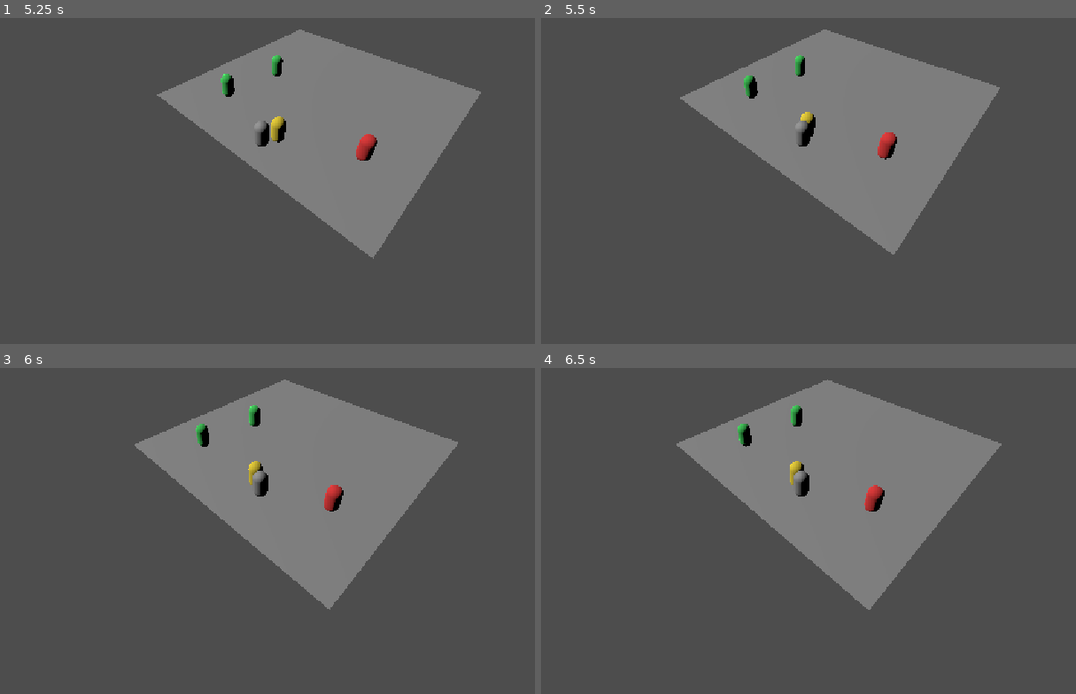
Above: before the commit, frames 1-4 (two rows, left to right).
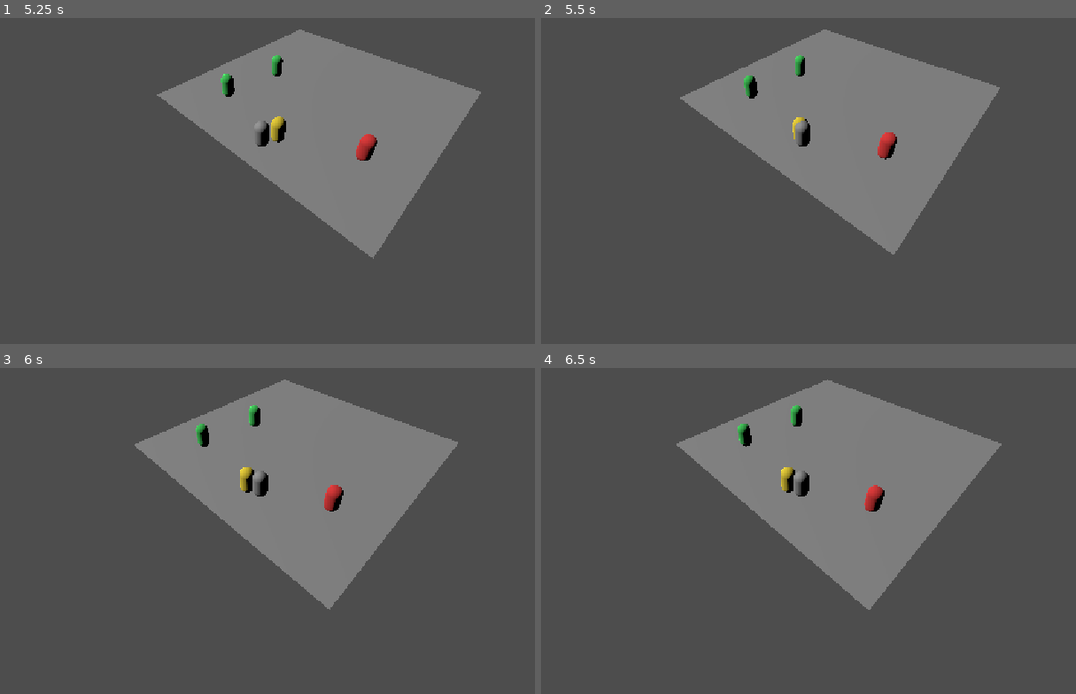
Above: after the commit, the same moments.

Repository: nikiyyy/the-big-bounty
Game: Godot game, scene res://scenes/main.tscn
The game is run twice, just before and just after one commit, with the same random seed, the same clock (stepped at 60 frames per second) and the same inputs.
Inputs (mouse positions are in pixels of both pictures, inside the frame that each line leads up to):
- Up to frame 1 (5.25 s): tap Enter at 0.5 s; move the mouse to (417, 125) at 0.52 s; hold D 0.53-1.25 s; tap F every 1.5 s from 0.6 to 5.1 s; click (417, 125) at 0.67 s; drag from (117, 164) to (224, 223) at 1.27 s; move the mouse to (331, 57) at 2.02 s; hold D 2.03-2.75 s; drag from (224, 223) to (48, 86) at 2.77 s; move the mouse to (470, 203) at 3.52 s; hold A 3.53-4.25 s; drag from (48, 86) to (155, 44) at 4.27 s; tap Space at 5 s; move the mouse to (294, 145) at 5.02 s; hold S from 5.03 s (still down); click (294, 145) at 5.17 s
- Up to frame 2 (5.5 s): keep holding S
- Up to frame 3 (6 s): release S at 5.75 s; drag from (155, 394) to (117, 514) at 5.77 s
- Up to frame 4 (6.5 s): no input

Frame 1 is identical in both runs. In frame 2, 0.1% of the frame differs, in the area x 47-52%, y 28-38%; in frame 3, 0.2%; in frame 4, 0.2%, in the area x 44-50%, y 28-39%.

Commit message:
fixed unit inspect issue

Diff:
--- a/Scripts/player.gd
+++ b/Scripts/player.gd
@@ -287,11 +287,9 @@
 	return current_health > 0
 
 func _handle_inspect(pressed: bool) -> void:
-	print("inspect: pressed=", pressed, " in_battle=", Game.in_battle())
 	if not Game.in_battle():
 		return
 	var inspector = get_tree().get_first_node_in_group("unit_inspector")
-	print("  inspector=", inspector)
 	if inspector == null:
 		return
 	if not pressed:
@@ -308,7 +306,6 @@
 	var hit := get_world_3d().direct_space_state.intersect_ray(query)
 
 	var collider = hit.get("collider")
-	print("  ray hit: ", collider)
 	if collider != null and (collider.has_method("get_faction") or collider == self):
 		inspector.show_for(collider)
 
--- a/scenes/player.tscn
+++ b/scenes/player.tscn
@@ -29,6 +29,7 @@
 [sub_resource type="CapsuleShape3D" id="CapsuleShape3D_3sak2"]
 
 [node name="Player" type="CharacterBody3D" unique_id=1841863593]
+collision_layer = 2
 script = ExtResource("1_3vyb7")
 stats = SubResource("Resource_abqhh")
 inventory = SubResource("Resource_5iu60")
